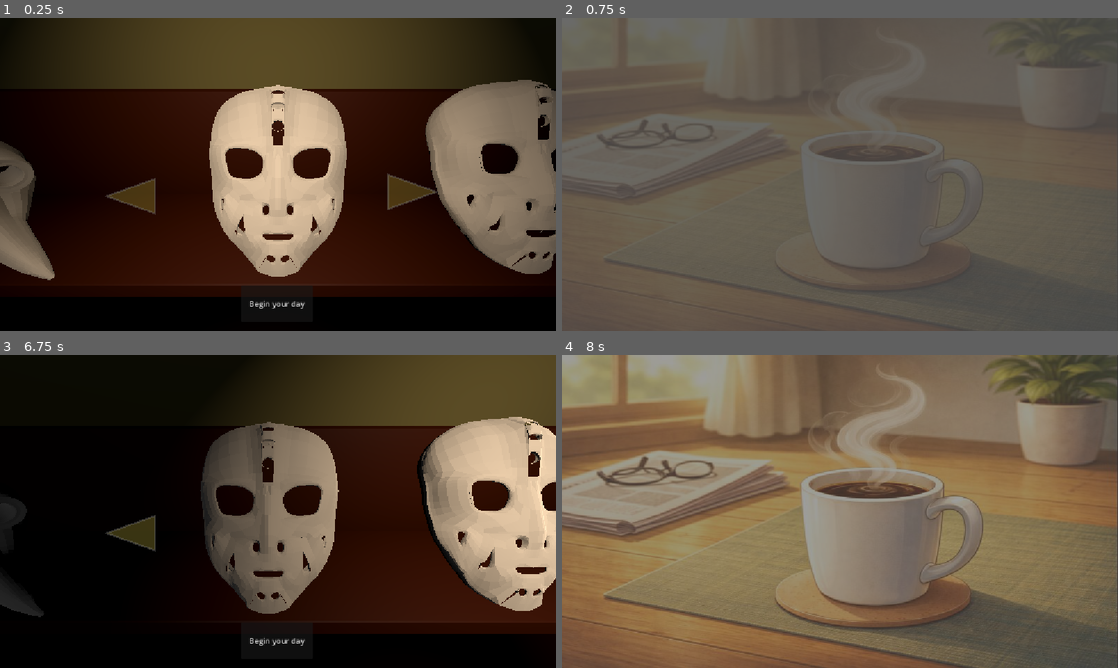
Above: before the commit, frames 1-4 (two rows, left to right).
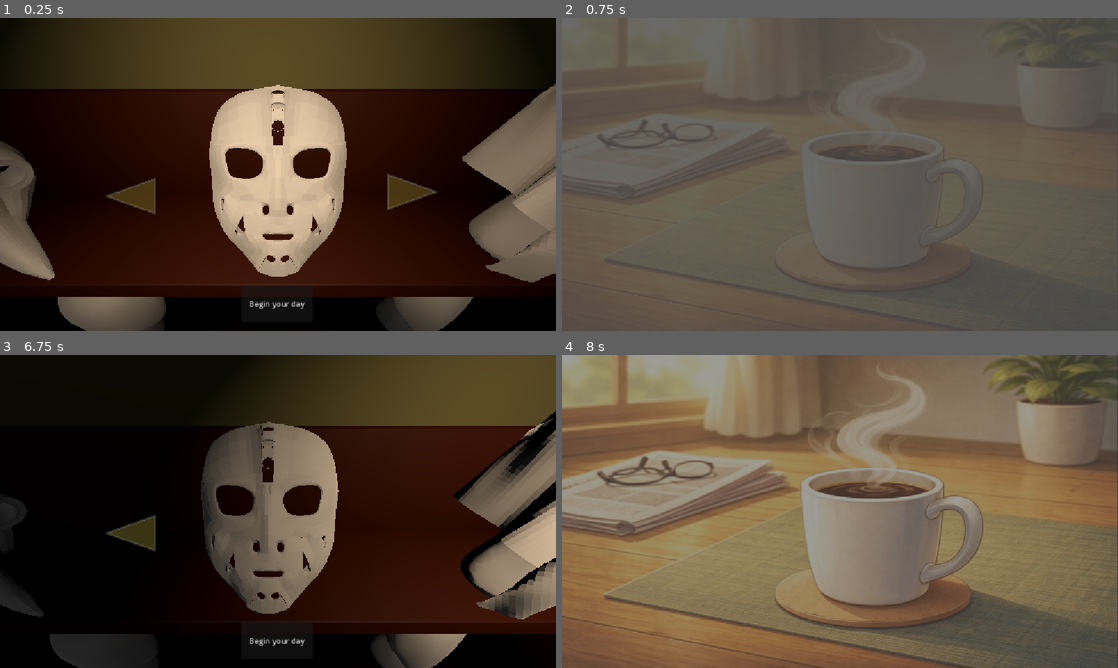
Above: after the commit, the same moments.

Repository: Nikug/fgj-2026
Game: Godot game, scene res://vilperi/MaskSelect.tscn
Same seed, same stepped clock (60 frames per second), same inputs: the game is played once before the commit and once after it. Sound files missing from this copy of the repository are replaced by a short silence.
Inputs (mouse positions are in pixels of both pictures, inside the frame that each line leads up to):
- Up to frame 1 (0.25 s): no input
- Up to frame 2 (0.75 s): click "Begin your day" at 0.5 s
- Up to frame 3 (6.75 s): tap Enter (ui_accept) at 1.25, 1.55, 3.6, 4.55, 5.85 s; move the mouse to (400, 495) at 1.27 s; hold Right (right) 1.28-2 s; tap R (r) at 1.35, 3.8, 5.1 s; tap Space (jump) at 1.52, 3.77, 5.27, 6.02 s; click "Menu" at 2 s; click "Begin your day" at 2.75 s; move the mouse to (166, 527) at 3.52 s; hold Right (right) 3.53-4.28 s; move the mouse to (333, 442) at 4.27 s; hold A (left) 4.28-5.03 s; click (333, 442) at 4.35 s; move the mouse to (250, 574) at 5.02 s; hold Right (right) 5.03-6.5 s; move the mouse to (444, 558) at 5.77 s; tap Escape (ui_cancel) at 6.4 s; click (411, 530) at 6.5 s
- Up to frame 4 (8 s): move the mouse to (673, 464) at 7.27 s; hold A (left) from 7.28 s (still down); tap R (r) at 7.35 s; tap Space (jump) at 7.52 s

The runs differ from the first frame. In frame 1, 11% of the frame differs, in the area x 10-100%, y 19-100%; in frame 2, nothing differs; in frame 3, 15%, in the area x 9-100%, y 18-100%; in frame 4, nothing differs.
Error in both runs: Cannot call method 'play' on a null value. (res://aleksi/ukkeli.gd:34)

Commit message:
mask selectu

Diff:
--- a/skeittipeli/vilperi/MaskSelect.tscn
+++ b/skeittipeli/vilperi/MaskSelect.tscn
@@ -5,6 +5,8 @@
 [ext_resource type="Script" uid="uid://cb0qco0d6djkn" path="res://vilperi/select_mask.gd" id="2_wdep1"]
 [ext_resource type="PackedScene" uid="uid://hvhi65w3st55" path="res://vilperi/plague-fixed.glb" id="3_iyejq"]
 [ext_resource type="Script" uid="uid://botmcfj7in7o3" path="res://vilperi/trianglebutton.gd" id="4_ive5y"]
+[ext_resource type="PackedScene" uid="uid://cgw4n300t54ng" path="res://vilperi/mannekiini-cloth-fbx.fbx" id="5_jhdm5"]
+[ext_resource type="PackedScene" uid="uid://c6ijl4x07jamh" path="res://vilperi/mannekiini.glb" id="8_ut0w4"]
 
 [sub_resource type="StandardMaterial3D" id="StandardMaterial3D_iyejq"]
 albedo_color = Color(0.50490326, 0.48678517, 0.29832342, 1)
@@ -29,10 +31,13 @@
 transform = Transform3D(0.577692, 0.24293013, -0.4972492, -0.26382986, 0.7527567, 0.061246604, 0.48648283, 0.11975941, 0.6236924, -0.35097545, 0.030479431, 0.26291132)
 
 [node name="Mask 3" type="Node3D" parent="." unique_id=543760744]
-transform = Transform3D(1, 0, 0, 0, 1, 0, 0, 0, 1, 4.867508, 20.887047, -0.9376731)
+transform = Transform3D(4.5, 0, 0, 0, 4.5, 0, 0, 0, 4.5, 5.1884646, 22.69824, 1.1052141)
 
-[node name="hockey-recalc" parent="Mask 3" unique_id=1346743265 instance=ExtResource("2_6ldvh")]
-transform = Transform3D(-1, 7.5497894e-08, 1.3076618e-07, 0, 0.8660253, -0.49999997, -1.509958e-07, -0.49999997, -0.8660253, 0, 0.83177567, 0.3554201)
+[node name="mannekiini3" parent="Mask 3" unique_id=613325267 instance=ExtResource("8_ut0w4")]
+transform = Transform3D(-0.6748165, 0, -0.015504885, 0, 0.68, 0, 0.01573804, 0, -0.66481924, 0.011740208, 0.20473957, -0.26313028)
+
+[node name="mannekiini-cloth-fbx" parent="Mask 3" unique_id=1953108469 instance=ExtResource("5_jhdm5")]
+transform = Transform3D(-0.59871125, 0, -0.0393047, 0, 0.6, 0, 0.0393047, 0, -0.59871125, 0.02282846, 0.20414352, -0.24410447)
 
 [node name="SpotlightMask2" type="SpotLight3D" parent="." unique_id=687525317]
 transform = Transform3D(1, 0, 0, 0, 0.58118606, 0.8137708, 0, -0.8137708, 0.58118606, -0.19647932, 27.531326, 3.7514782)
@@ -90,7 +95,7 @@
 transform = Transform3D(1, 0, 0, 0, 1, 0, 0, 0, 1, 0, 17.82668, 0)
 
 [node name="MeshInstance3D" type="MeshInstance3D" parent="Node3D" unique_id=398320853]
-transform = Transform3D(6.2644246e-14, -4.3711402e-08, -59.8632, -32.78627, -4.3711402e-08, 0, -1.4331334e-06, 1.0000005, -2.6167036e-06, 0, 0, -2.853446)
+transform = Transform3D(-0.0017155813, -8.6442594e-07, -59.8632, -32.786266, -1.7323042e-06, 0.0031324143, -5.679585e-05, 1.0000005, -5.1747145e-05, 0, 0, -2.853446)
 material_override = SubResource("StandardMaterial3D_iyejq")
 mesh = SubResource("PlaneMesh_igvdf")
 
@@ -104,3 +109,9 @@
 light_indirect_energy = 0.5
 light_volumetric_fog_energy = 0.5
 omni_range = 102.933
+
+[node name="mannekiini" parent="." unique_id=1977751437 instance=ExtResource("8_ut0w4")]
+transform = Transform3D(0.07298273, 0, -2.9991121, 0, 3, 0, 2.9991121, 0, 0.07298273, -4.094009, 18.890257, -0.6082103)
+
+[node name="mannekiini2" parent="." unique_id=870457870 instance=ExtResource("8_ut0w4")]
+transform = Transform3D(-2.9664493, 0, 0.44741482, 0, 3, 0, -0.44741482, 0, -2.9664493, 4.320913, 18.890257, -0.6082103)
Binary file added: skeittipeli/vilperi/mannekiini-cloth-fbx.fbx
Not shown, added: skeittipeli/vilperi/mannekiini-cloth-fbx.fbx.import
Binary file added: skeittipeli/vilperi/mannekiini.glb
Not shown, added: skeittipeli/vilperi/mannekiini.glb.import
Binary file added: skeittipeli/vilperi/mannequinhead.glb
Not shown, added: skeittipeli/vilperi/mannequinhead.glb.import
